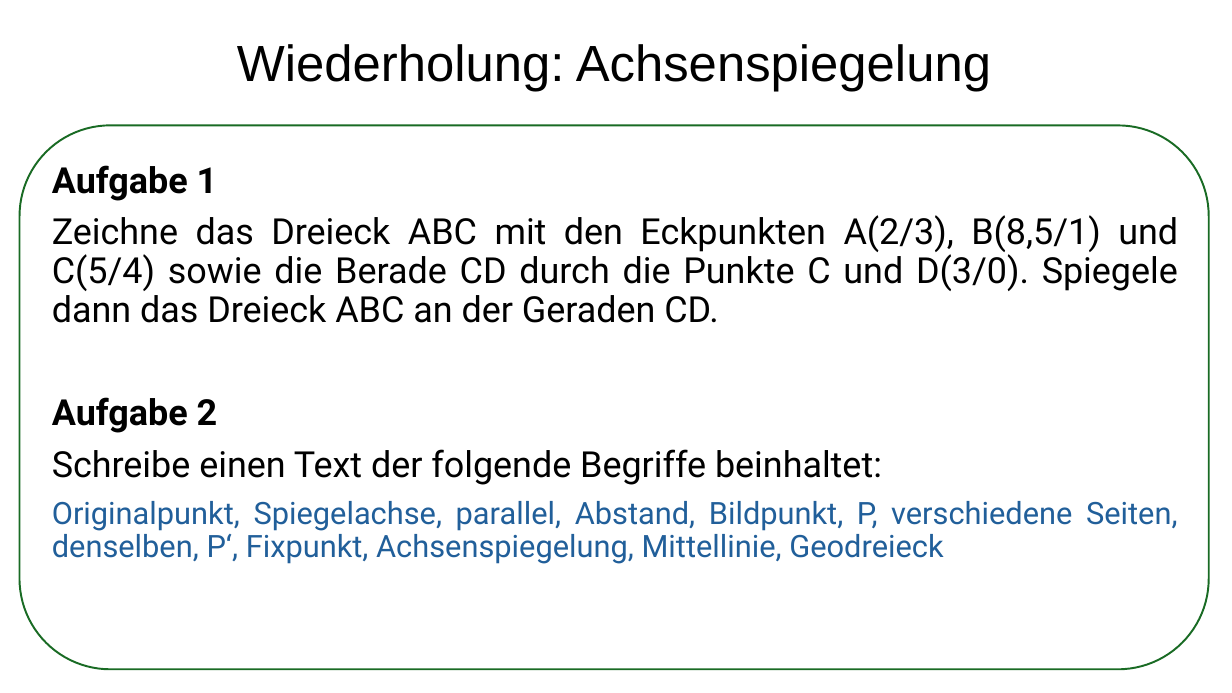
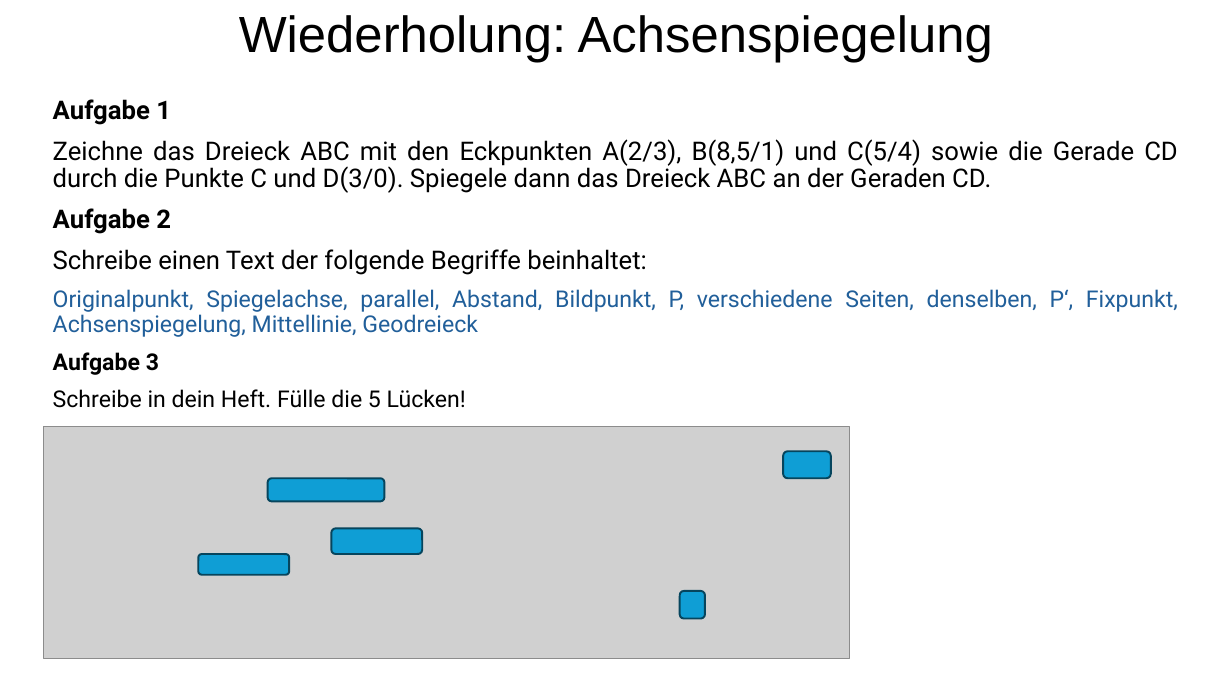
Before and after one commit to arvicodes/JohnnyMonkey, a slide deck: slide 5 of J-M-Reihen/Mathe/Klasse 7/Kap.3 - Geometrische Abbildungen/#_Reihenplan.pptx. Drawn at 1232x693 pixels with LibreOffice and Linux fonts; fonts in the diff are those of the drawing; grey boxes stand for pictures. Boxes give left, top, right and bottom in pixels: in the first picture for what was removed or moved away, otherwise in the second. Text is boxed around its words. In the diff, an @@ line names an element or a change of style, - is before the commit and + after.

```diff
--- a/J-M-Reihen/Mathe/Klasse 7/Kap.3 - Geometrische Abbildungen/#_Reihenplan.pptx
+++ b/J-M-Reihen/Mathe/Klasse 7/Kap.3 - Geometrische Abbildungen/#_Reihenplan.pptx
@@ text "Wiederholung: Achsenspiegelung": place and size @@
-text "Wiederholung: Achsenspiegelung" at <box>237,44,991,92</box>
+text "Wiederholung: Achsenspiegelung" at <box>239,15,993,63</box>
@@ text "Aufgabe 1": place and size @@
-text "Aufgabe 1" at <box>52,165,1178,564</box>
+text "Aufgabe 1" at <box>53,99,1178,408</box>
@@ text at <box>53,99,1178,337</box>: size 28 to 20 pt in "Aufgabe 1", "Aufgabe 2", "Schreibe einen Text der folgende Begriffe beinhaltet:"; size 24 to 18 pt in "Originalpunkt, Spiegelachse, parallel, Abstand, Bildpunkt, P ..." @@
@@ rounded rectangle removed at <box>19,126,1209,670</box> @@
@@ text at <box>53,139,1178,193</box>: text changed; size 28 to 20 pt @@
-Zeichne das Dreieck ABC mit den Eckpunkten A(2/3), B(8,5/1) und C(5/4) sowie die Berade CD durch die Punkte C und D(3/0). Spiegele dann das Dreieck ABC an der Geraden CD.
+Zeichne das Dreieck ABC mit den Eckpunkten A(2/3), B(8,5/1) und C(5/4) sowie die Gerade CD durch die Punkte C und D(3/0). Spiegele dann das Dreieck ABC an der Geraden CD.
@@ text at <box>53,352,466,408</box>: paragraphs added @@
+Aufgabe 3
+Schreibe in dein Heft. Fülle die 5 Lücken!
@@ picture added at <box>43,426,849,658</box> @@
@@ rounded rectangle added at <box>268,479,384,502</box>, fill #0F9ED5, outline #07455D 1.5 pt @@
@@ rounded rectangle added at <box>784,451,832,478</box>, fill #0F9ED5, outline #07455D 1.5 pt @@
@@ rounded rectangle added at <box>332,529,422,555</box>, fill #0F9ED5, outline #07455D 1.5 pt @@
@@ rounded rectangle added at <box>199,555,289,575</box>, fill #0F9ED5, outline #07455D 1.5 pt @@
@@ rounded rectangle added at <box>680,592,705,619</box>, fill #0F9ED5, outline #07455D 1.5 pt @@
```
Also in this commit, not shown: 3 other slides changed, 2 slides removed, 22 other files.
